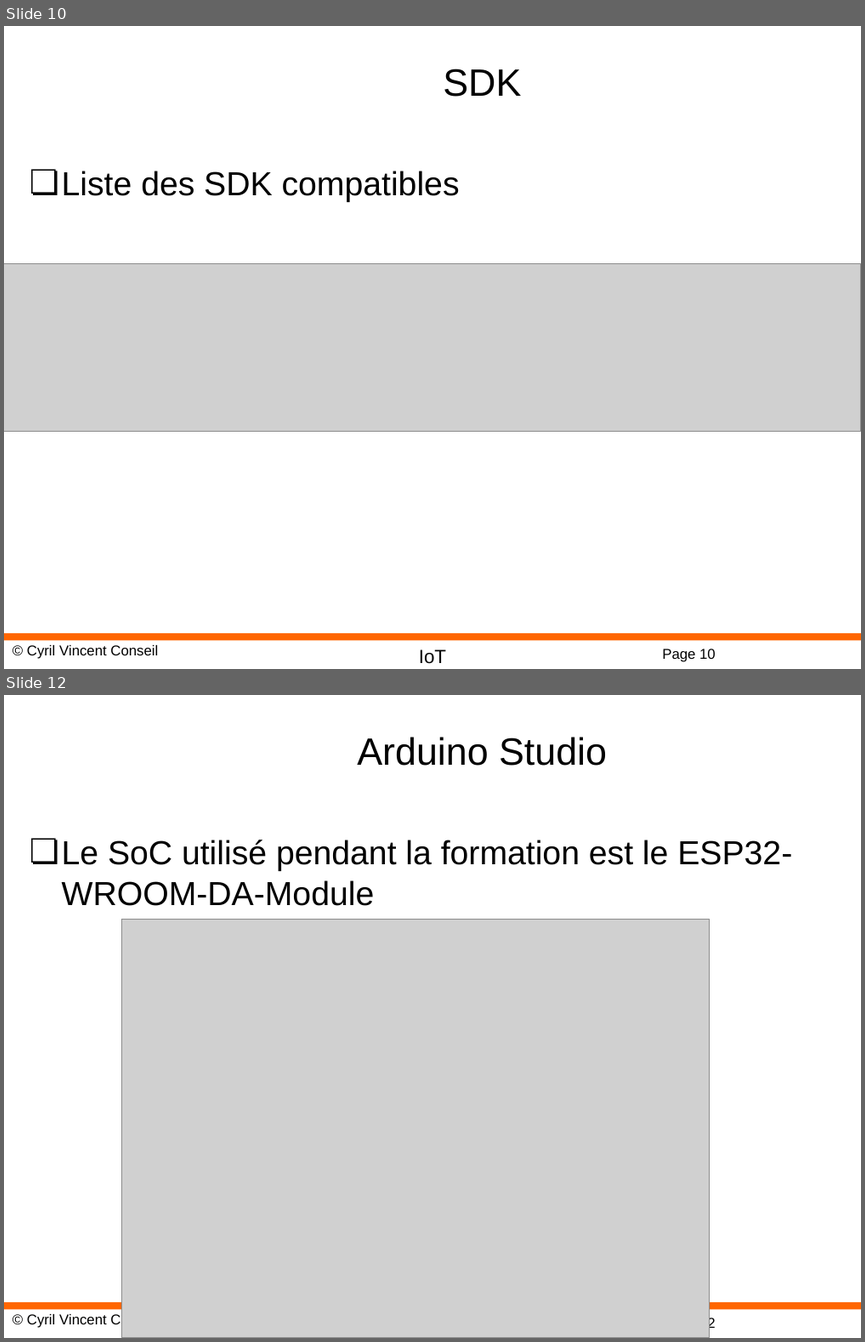
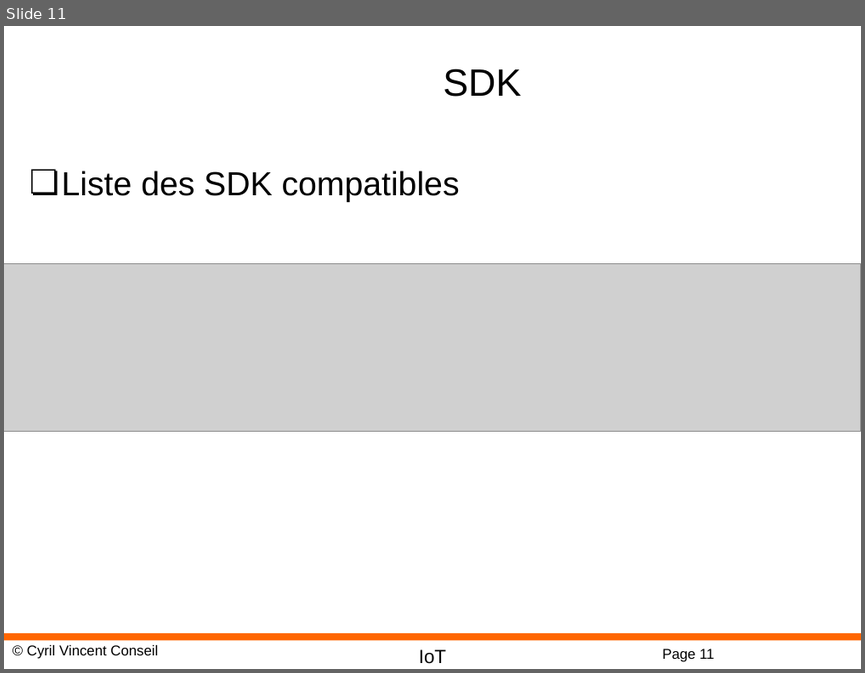
Before and after one commit to cyrilvincent/iot-ai, a slide deck: ppt/IoTAI03-ESP32.pptx. Shown one above the other, each under a label of ours: slides 10 and 12 before the commit, slide 11 after it; the slides between them are not shown. The pictures are 865x1342 and 865x673 pixels, drawn with LibreOffice and Linux fonts; fonts in the diff are those of the drawing; grey boxes stand for pictures; background and template pictures are left out. Boxes give left, top, right and bottom in pixels: in the first picture for what was removed or moved away, otherwise in the second. Text is boxed around its words. In the diff, an @@ line names an element or a change of style, - is before the commit and + after.

```diff
--- a/ppt/IoTAI03-ESP32.pptx
+++ b/ppt/IoTAI03-ESP32.pptx
@@ slide 12 removed at [4,695,861,1338], background #FFFFFF; not listed: 4 template elements that a slide beside it also shows @@
@@ title removed at [357,737,607,766] @@
-Arduino Studio
@@ text removed at [62,839,792,906] @@
-❏ Le SoC utilisé pendant la formation est le ESP32-WROOM-DA-Module
@@ picture removed at [122,919,710,1338] @@
@@ what was slide 10 is now slide 11 @@
@@ page number at [662,648,714,662]: text changed @@
-Page 10
+Page 11
```
Also in this commit, not shown: 1 slide changed, 1 slide added, 3 other slides removed, 23 other files.
